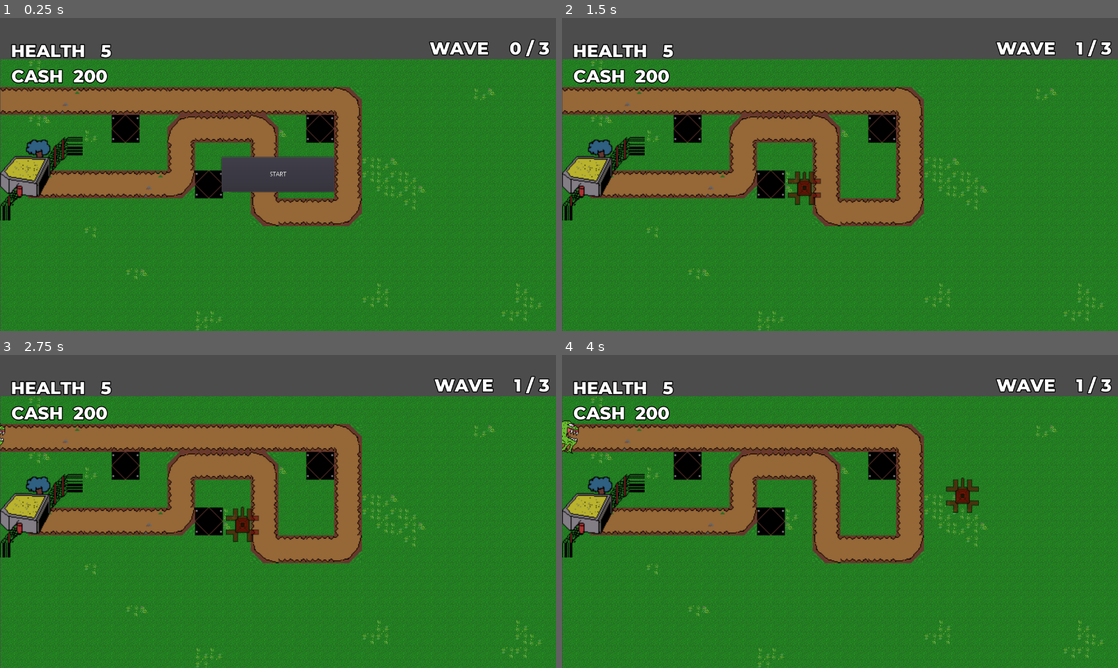
Above: before the commit, frames 1-4 (two rows, left to right).
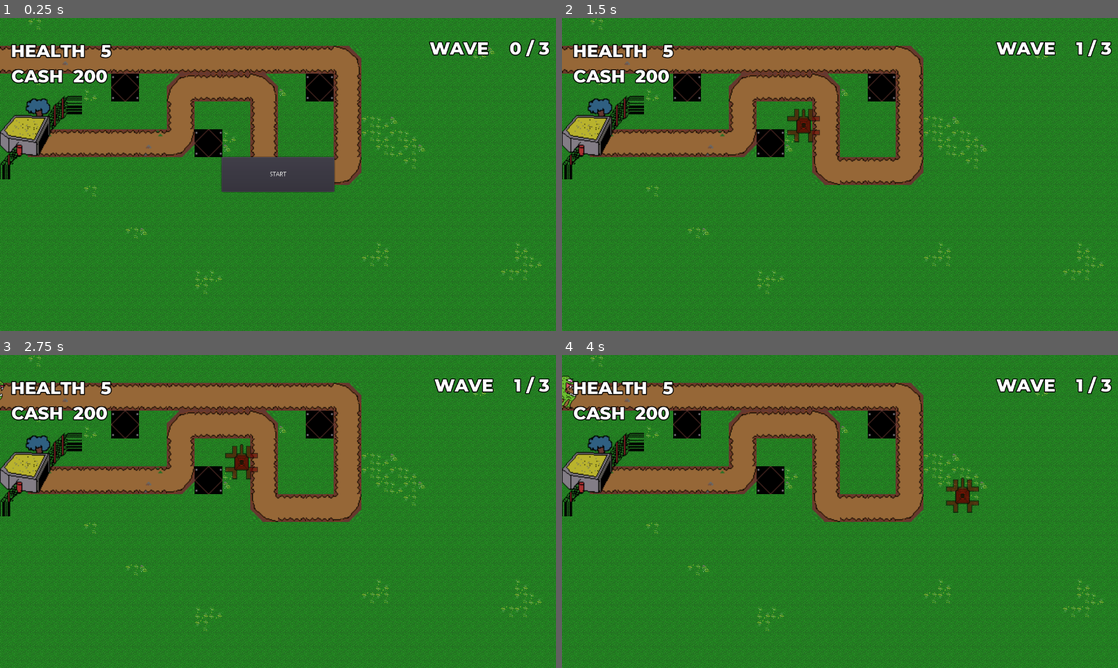
Above: after the commit, the same moments.

Repository: LeopardMerkava/Orbital-Project
Game: Godot game, scene res://src/Level/Trial_level.tscn
The game is run twice, just before and just after one commit, with the same random seed, the same clock (stepped at 60 frames per second) and the same inputs. The project has no main scene, so this scene is started directly.
Inputs (mouse positions are in pixels of both pictures, inside the frame that each line leads up to; where the layout moved, square brackets give the same spot in the first picture):
- Up to frame 1 (0.25 s): no input
- Up to frame 2 (1.5 s): click "START" at 0.5 s; click (801, 124) [806, 187] at 1.25 s
- Up to frame 3 (2.75 s): click (239, 461) [244, 524] at 2 s
- Up to frame 4 (4 s): click (801, 461) [806, 524] at 2.75 s; move the mouse to (962, 495) at 3.52 s; click (962, 495) at 3.6 s

The runs differ from the first frame. In frame 1, 36% of the frame differs, in the area x 0-100%, y 0-100%; in frame 2, 38%; in frame 3, 38%; in frame 4, 38%.

Commit message:
Added Sound, Debug Code
The debug code is still inside. Delete after fixing the bug.

Diff:
--- a/src/Enemies/Grunt.gd
+++ b/src/Enemies/Grunt.gd
@@ -1,8 +1,9 @@
 extends Enemies
 
 export var grunt_speed = 10
-export var grunt_health = 1
+export var grunt_health = 2
 export var grunt_cash = 5
+onready var anim_player = $AnimationPlayer
 
 func _ready():
 	speed = grunt_speed
@@ -12,7 +13,9 @@
 func _on_Area2D_area_entered(area):
 	if area.is_in_group("Projectile"):
 		area.queue_free()
+		anim_player.play("Hit")
 		health -= area.get_damage()
+
 		if health <= 0:
 			get_parent().get_parent().add_cash(cash)
-			queue_free()
+			anim_player.play("Death")
--- a/src/Enemies/Grunt.tscn
+++ b/src/Enemies/Grunt.tscn
@@ -1,7 +1,8 @@
-[gd_scene load_steps=5 format=2]
+[gd_scene load_steps=8 format=2]
 
 [ext_resource path="res://Assets/Images/Enemies/Enemy_Soldier-Side.png" type="Texture" id=1]
 [ext_resource path="res://src/Enemies/Grunt.gd" type="Script" id=2]
+[ext_resource path="res://Assets/Audio/SFX/GRUNT_SFX.wav" type="AudioStream" id=3]
 
 [sub_resource type="SpriteFrames" id=1]
 animations = [ {
@@ -14,6 +15,100 @@
 [sub_resource type="CapsuleShape2D" id=2]
 radius = 15.33
 height = 17.7886
+
+[sub_resource type="Animation" id=4]
+resource_name = "Death"
+tracks/0/type = "value"
+tracks/0/path = NodePath("AnimatedSprite:position")
+tracks/0/interp = 1
+tracks/0/loop_wrap = true
+tracks/0/imported = false
+tracks/0/enabled = true
+tracks/0/keys = {
+"times": PoolRealArray( 0, 0.2, 0.4 ),
+"transitions": PoolRealArray( 1, 0.517632, 2.46229 ),
+"update": 0,
+"values": [ Vector2( 0, 0 ), Vector2( 0, -30 ), Vector2( 0, 0 ) ]
+}
+tracks/1/type = "value"
+tracks/1/path = NodePath("AnimatedSprite:modulate")
+tracks/1/interp = 1
+tracks/1/loop_wrap = true
+tracks/1/imported = false
+tracks/1/enabled = true
+tracks/1/keys = {
+"times": PoolRealArray( 0, 0.2, 0.4, 0.6 ),
+"transitions": PoolRealArray( 1, 1, 1, 1 ),
+"update": 0,
+"values": [ Color( 1, 1, 1, 1 ), Color( 1, 0, 0, 0.243137 ), Color( 1, 0, 0, 1 ), Color( 1, 1, 1, 1 ) ]
+}
+tracks/2/type = "method"
+tracks/2/path = NodePath(".")
+tracks/2/interp = 1
+tracks/2/loop_wrap = true
+tracks/2/imported = false
+tracks/2/enabled = true
+tracks/2/keys = {
+"times": PoolRealArray( 0.6 ),
+"transitions": PoolRealArray( 1 ),
+"values": [ {
+"args": [  ],
+"method": "queue_free"
+} ]
+}
+tracks/3/type = "audio"
+tracks/3/path = NodePath("AudioStreamPlayer")
+tracks/3/interp = 1
+tracks/3/loop_wrap = true
+tracks/3/imported = false
+tracks/3/enabled = true
+tracks/3/keys = {
+"clips": [ {
+"end_offset": 0.0,
+"start_offset": 0.0,
+"stream": ExtResource( 3 )
+} ],
+"times": PoolRealArray( 0 )
+}
+
+[sub_resource type="Animation" id=3]
+resource_name = "Hit"
+tracks/0/type = "value"
+tracks/0/path = NodePath("AudioStreamPlayer:playing")
+tracks/0/interp = 1
+tracks/0/loop_wrap = true
+tracks/0/imported = false
+tracks/0/enabled = true
+tracks/0/keys = {
+"times": PoolRealArray( 0 ),
+"transitions": PoolRealArray( 1 ),
+"update": 1,
+"values": [ false ]
+}
+tracks/1/type = "value"
+tracks/1/path = NodePath("AnimatedSprite:position")
+tracks/1/interp = 1
+tracks/1/loop_wrap = true
+tracks/1/imported = false
+tracks/1/enabled = true
+tracks/1/keys = {
+"times": PoolRealArray( 0, 0.2, 0.4 ),
+"transitions": PoolRealArray( 1, 0.517632, 2.46229 ),
+"update": 0,
+"values": [ Vector2( 0, 0 ), Vector2( 0, -30 ), Vector2( 0, 0 ) ]
+}
+tracks/2/type = "value"
+tracks/2/path = NodePath("AnimatedSprite:modulate")
+tracks/2/interp = 1
+tracks/2/loop_wrap = true
+tracks/2/imported = false
+tracks/2/enabled = true
+tracks/2/keys = {
+"times": PoolRealArray( 0, 0.2, 0.4, 0.6 ),
+"transitions": PoolRealArray( 1, 1, 1, 1 ),
+"update": 0,
+"values": [ Color( 1, 1, 1, 1 ), Color( 1, 0, 0, 0.243137 ), Color( 1, 0, 0, 1 ), Color( 1, 1, 1, 1 ) ]
+}
 
 [node name="Grunt" type="PathFollow2D" groups=[
 "Enemies",
@@ -38,4 +133,11 @@
 position = Vector2( -0.890884, 0.890907 )
 shape = SubResource( 2 )
 
+[node name="AudioStreamPlayer" type="AudioStreamPlayer" parent="."]
+stream = ExtResource( 3 )
+
+[node name="AnimationPlayer" type="AnimationPlayer" parent="."]
+anims/Death = SubResource( 4 )
+anims/Hit = SubResource( 3 )
+
 [connection signal="area_entered" from="Area2D" to="." method="_on_Area2D_area_entered"]
--- a/src/Level/Level0.gd
+++ b/src/Level/Level0.gd
@@ -2,6 +2,7 @@
 
 onready var enemyList = [load("res://src/Enemies/Grunt.tscn")]
 onready var tower = load("res://src/Towers/BasicTower.tscn")
+onready var spawner = load("res://src/Level/Spawner.tscn")
 var enemyAmount = [[1], [2], [3]]
 var enemyindex = 0
 var enemycount = 0
@@ -23,45 +24,28 @@
 	$HUD.update_wave(waveCount)
 	$HUD.update_cash(startingCash)
 
-
-func _on_SpawnTimer_timeout():
-	pass
-#	if waveCount > wavenumber:
-#		doneSpawning = true
-#		$SpawnTimer.stop()
-#		$WaveTimer.stop()
-#	elif enemyindex == enemyAmount[waveCount - 1].size():
-#		$SpawnTimer.stop()
-#		enemyindex = 0
-#	elif enemycount == enemyAmount[waveCount - 1][enemyindex]:
-#		enemycount = 0
-#		enemyindex += 1
-#	else:
-#		enemycount += 1
-#		$Path2D.add_child(enemyList[enemyindex].instance())
-
 func _on_WaveTimer_timeout():
+	# If last wave, stop
 	if waveCount == wavenumber:
 		$WaveTimer.stop()
 		doneSpawning = true
 	else:
-		#$SpawnTimer.start()
-		var spawner = load("res://src/Level/Spawner.tscn").instance()
-		add_child(spawner)
+		#spawn spawner for every enemy in current list of this wave's enemy
 		for i in range (0, enemyAmount[waveCount].size(), 1):
-			spawner.spawn(enemyList[i], 1, enemyAmount[waveCount][i], $Path2D)
+			var currspawner = spawner.instance()
+			add_child(currspawner)
+			currspawner.spawn(enemyList[i], 1, enemyAmount[waveCount][i], $Path2D)
 		waveCount += 1
 		$HUD.update_wave(waveCount)
 
 func _on_HUD_start():
 	$WaveTimer.start()
-	var spawner = load("res://src/Level/Spawner.tscn").instance()
-	add_child(spawner)
 	for i in range (0, enemyAmount[waveCount].size(), 1):
-		spawner.spawn(enemyList[i], 1, enemyAmount[waveCount][i], $Path2D)
+			var currspawner = spawner.instance()
+			add_child(currspawner)
+			currspawner.spawn(enemyList[i], 1, enemyAmount[waveCount][i], $Path2D)
 	waveCount += 1
 	$HUD.update_wave(waveCount)
-
 
 
 func _on_TextureButton_pressed():
--- a/src/Level/Level0.tscn
+++ b/src/Level/Level0.tscn
@@ -18,10 +18,6 @@
 scale = Vector2( 2.06835, 2.08454 )
 curve = SubResource( 1 )
 
-[node name="Map" parent="Path2D" instance=ExtResource( 3 )]
-position = Vector2( -108.228, -71.912 )
-scale = Vector2( 0.483477, 0.479723 )
-
 [node name="WaveTimer" type="Timer" parent="."]
 wait_time = 10.0
 
@@ -30,6 +26,9 @@
 
 [node name="HUD" parent="." instance=ExtResource( 4 )]
 
+[node name="Map" parent="." instance=ExtResource( 3 )]
+position = Vector2( -0.000381112, -0.000442505 )
+
 [connection signal="timeout" from="WaveTimer" to="." method="_on_WaveTimer_timeout"]
 [connection signal="timeout" from="SpawnTimer" to="." method="_on_SpawnTimer_timeout"]
 [connection signal="start" from="HUD" to="." method="_on_HUD_start"]
--- a/src/Level/Trial_level.tscn
+++ b/src/Level/Trial_level.tscn
@@ -1,13 +1,14 @@
-[gd_scene load_steps=6 format=2]
+[gd_scene load_steps=7 format=2]
 
 [ext_resource path="res://src/UI/HUD.tscn" type="PackedScene" id=1]
 [ext_resource path="res://src/Level/Level0.gd" type="Script" id=2]
 [ext_resource path="res://src/Level/Spawner.tscn" type="PackedScene" id=3]
 [ext_resource path="res://src/MapAlpha.tscn" type="PackedScene" id=4]
+[ext_resource path="res://Assets/Audio/Music/BG_1.mp3" type="AudioStream" id=5]
 
 [sub_resource type="Curve2D" id=1]
 _data = {
-"points": PoolVector2Array( 0, 0, 0, 0, -115.63, -13.6604, 0, 0, 0, 0, 278.242, -10.7878, 0, 0, 0, 0, 275.801, 110.841, 0, 0.406784, 0, -0.406784, 187.936, 103.518, 0, 0, 0, 0, 181.834, 22.1617, 0, 0, 0, 0, 94.7822, 20.5346, 0, 0, 0, 0, 79.3245, 77.8911, 0, 0, 0, 0, -52.051, 78.5017 )
+"points": PoolVector2Array( 0, 0, 0, 0, -115.63, -13.6604, 0, 0, 0, 0, 278.242, -10.7878, 0, 0, 0, 0, 275.801, 110.841, 0, 0.406784, 0, -0.406784, 187.936, 103.518, 0, 0, 0, 0, 186.937, 22.8451, 0, 0, 0, 0, 94.7822, 20.5346, 0, 0, 0, 0, 96.0337, 82.3872, 0, 0, 0, 0, -52.051, 78.5017 )
 }
 
 [node name="Game" type="Node2D"]
@@ -20,13 +21,10 @@
 [node name="HUD" parent="." instance=ExtResource( 1 )]
 
 [node name="Map" parent="." instance=ExtResource( 4 )]
-position = Vector2( 0.516068, 94.5127 )
 
 [node name="TextureButton" type="TextureButton" parent="Map"]
-margin_left = 3.22636
-margin_top = 3.4873
 margin_right = 1111.23
-margin_bottom = 589.487
+margin_bottom = 494.244
 __meta__ = {
 "_edit_use_anchors_": false
 }
@@ -34,7 +32,7 @@
 [node name="Path2D" type="Path2D" parent="." groups=[
 "Enemies",
 ]]
-position = Vector2( 209.929, 215.741 )
+position = Vector2( 207.262, 112.958 )
 scale = Vector2( 2.1439, 2.10733 )
 curve = SubResource( 1 )
 
@@ -46,6 +44,10 @@
 
 [node name="Spawner" parent="." instance=ExtResource( 3 )]
 
+[node name="AudioStreamPlayer" type="AudioStreamPlayer" parent="."]
+stream = ExtResource( 5 )
+autoplay = true
+
 [connection signal="start" from="HUD" to="." method="_on_HUD_start"]
 [connection signal="pressed" from="Map/TextureButton" to="." method="_on_TextureButton_pressed"]
 [connection signal="timeout" from="WaveTimer" to="." method="_on_WaveTimer_timeout"]
--- a/src/MapAlpha.tscn
+++ b/src/MapAlpha.tscn
@@ -7,7 +7,6 @@
 [ext_resource path="res://Assets/Images/MapTiles/StraightRoadwDecoration.png" type="Texture" id=5]
 [ext_resource path="res://Assets/Images/MapTiles/StraightRoad.png" type="Texture" id=6]
 [ext_resource path="res://Assets/Images/MapTiles/Map_BasePlace_Fixed.png" type="Texture" id=7]
-
 
 [sub_resource type="TileSet" id=1]
 0/name = "BlankMapSlate.png 0"
@@ -163,6 +162,8 @@
 scale = Vector2( 2, 2 )
 tile_set = SubResource( 3 )
 cell_size = Vector2( 32, 32 )
+cell_quadrant_size = 32
+cell_tile_origin = 1
 format = 1
 tile_data = PoolIntArray( 131076, 0, 0, 131083, 0, 0, 262151, 0, 0 )
 
--- a/src/Towers/Towers.gd
+++ b/src/Towers/Towers.gd
@@ -1,26 +1,23 @@
 extends Area2D
 
 # Tower Building Variables
-var building = true
-var can_build = false
-var colliding = false
-var cell_position
-var cell_size
-var cell_id
-var tilemap
-var current_tile
-var instance
+onready var building = true
+onready var can_build = false
+onready var colliding = false
+onready var cell_position
+onready var cell_id
+onready var tilemap = get_parent().get_node("Map/Base Spots")
+onready var cell_size = tilemap.cell_size
+onready var current_tile
+onready var prev_cell_position
+onready var instance
 
 
 # Tower tracking and attacking variables
-var enemy_array = []
-var current_target = null
-var target_position
+onready var enemy_array = []
+onready var current_target = null
+onready var target_position
 onready var projectile = load("res://src/Projectile/NormalProjectile.tscn")
-
-func _ready():
-	tilemap = get_parent().get_node("Map/Base Spots")
-	cell_size = tilemap.cell_size
 
 func _on_Tower_Range_area_entered(area):
 	if area.is_in_group("Enemies"):
@@ -41,9 +38,13 @@
 func _mouse_tracker():
 	position = get_global_mouse_position()
 	cell_position = Vector2(floor(position.x / cell_size.x), floor(position.y / cell_size.y))
+	if (prev_cell_position != cell_position):
+		print(cell_position)
+		prev_cell_position = cell_position
 	cell_id = tilemap.get_cellv(cell_position)
 	if cell_id != -1 && !get_parent().used_spaces_array.has(cell_position):
 		current_tile = tilemap.tile_set.tile_get_name(cell_id)
+		print(current_tile)
 		if current_tile == "tower_base":
 			can_build = true
 			position = Vector2(cell_position.x * cell_size.x + cell_size.x / 2,
--- a/src/UI/Title/TitleScreen.tscn
+++ b/src/UI/Title/TitleScreen.tscn
@@ -6,7 +6,28 @@
 [ext_resource path="res://src/UI/Buttons/OptionsButton.tscn" type="PackedScene" id=4]
 [ext_resource path="res://Assets/Images/Enemies/KHm5KvL_7x.png" type="Texture" id=5]
 [ext_resource path="res://src/UI/Title/TitleScreen.gd" type="Script" id=6]
-[ext_resource path="res://src/Level/Level0.tscn" type="PackedScene" id=7]
+[ext_resource path="res://src/Level/Level0.gd" type="Script" id=7]
+[ext_resource path="res://Assets/Audio/Music/MENU_MUSIC.mp3" type="AudioStream" id=8]
+[ext_resource path="res://src/UI/HUD.tscn" type="PackedScene" id=9]
+[ext_resource path="res://src/MapAlpha.tscn" type="PackedScene" id=10]
+
+[sub_resource type="Curve2D" id=1]
+_data = {
+"points": PoolVector2Array( 0, 0, 0, 0, -85.926, -27.625, 0, 0, 0, 0, 274.255, -27.3775, 0, 0, 0, 0, 280.74, 94.8856, 0, 0, 0, 0, 187.452, 93.6482, 0, 0, 0, 0, 184.958, 4.54953, 0, 0, 0, 0, 95.6611, 6.5295, 0, 0, 0, 0, 93.6656, 58.5037, 0, 0, 0, 0, -65.9714, 63.9486 )
+}
+
+[sub_resource type="PackedScene" id=2]
+_bundled = {
+"conn_count": 3,
+"conns": PoolIntArray( 2, 0, 13, 12, 2, 0, 3, 0, 13, 14, 2, 0, 4, 0, 16, 15, 2, 0 ),
+"editable_instances": [  ],
+"names": PoolStringArray( "Node2D", "position", "script", "Path2D", "scale", "curve", "WaveTimer", "wait_time", "Timer", "SpawnTimer", "HUD", "Map", "_on_WaveTimer_timeout", "timeout", "_on_SpawnTimer_timeout", "_on_HUD_start", "start" ),
+"node_count": 6,
+"node_paths": [  ],
+"nodes": PoolIntArray( -1, -1, 0, 0, -1, 2, 1, 0, 2, 1, 0, 0, 0, 3, 3, -1, 3, 1, 2, 4, 3, 5, 4, 0, 0, 0, 8, 6, -1, 1, 7, 5, 0, 0, 0, 8, 9, -1, 1, 7, 6, 0, 0, 0, 2147483647, 10, 7, 0, 0, 0, 0, 2147483647, 11, 8, 2, 1, 9, 4, 10, 0 ),
+"variants": [ Vector2( 0.257568, 0 ), ExtResource( 7 ), Vector2( 223.853, 149.903 ), Vector2( 2.06835, 2.08454 ), SubResource( 1 ), 10.0, 0.5, ExtResource( 9 ), ExtResource( 10 ), Vector2( -0.000381112, -0.000442505 ), Vector2( 1, 1 ) ],
+"version": 2
+}
 
 [node name="TitleScreen" type="Control"]
 anchor_left = 0.00095892
@@ -16,7 +37,7 @@
 __meta__ = {
 "_edit_use_anchors_": false
 }
-starter_scene = ExtResource( 7 )
+starter_scene = SubResource( 2 )
 
 [node name="Menu" type="VBoxContainer" parent="."]
 margin_left = 120.0
@@ -81,4 +102,9 @@
 margin_bottom = 560.0
 texture = ExtResource( 5 )
 
+[node name="AudioStreamPlayer" type="AudioStreamPlayer" parent="."]
+stream = ExtResource( 8 )
+volume_db = -11.107
+autoplay = true
+
 [connection signal="pressed" from="Menu/CenterRow/Buttons/NewGameButton" to="." method="_on_NewGameButton_pressed"]
Not shown, added: Assets/Audio/Music/BG_1.mp3.import
Not shown, added: Assets/Audio/Music/BG_2.mp3.import
Not shown, added: Assets/Audio/Music/MENU_MUSIC.mp3.import
Not shown, added: Assets/Audio/SFX/GRUNT_SFX.wav.import
Not shown: 1 places in src/UI/Title/TitleScreen.tscn that only renumber resources
Not shown, added: Assets/Audio/Music/BG_1.mp3
Not shown, added: Assets/Audio/Music/BG_2.mp3
Not shown, added: Assets/Audio/Music/MENU_MUSIC.mp3
Not shown, added: Assets/Audio/SFX/GRUNT_SFX.wav
